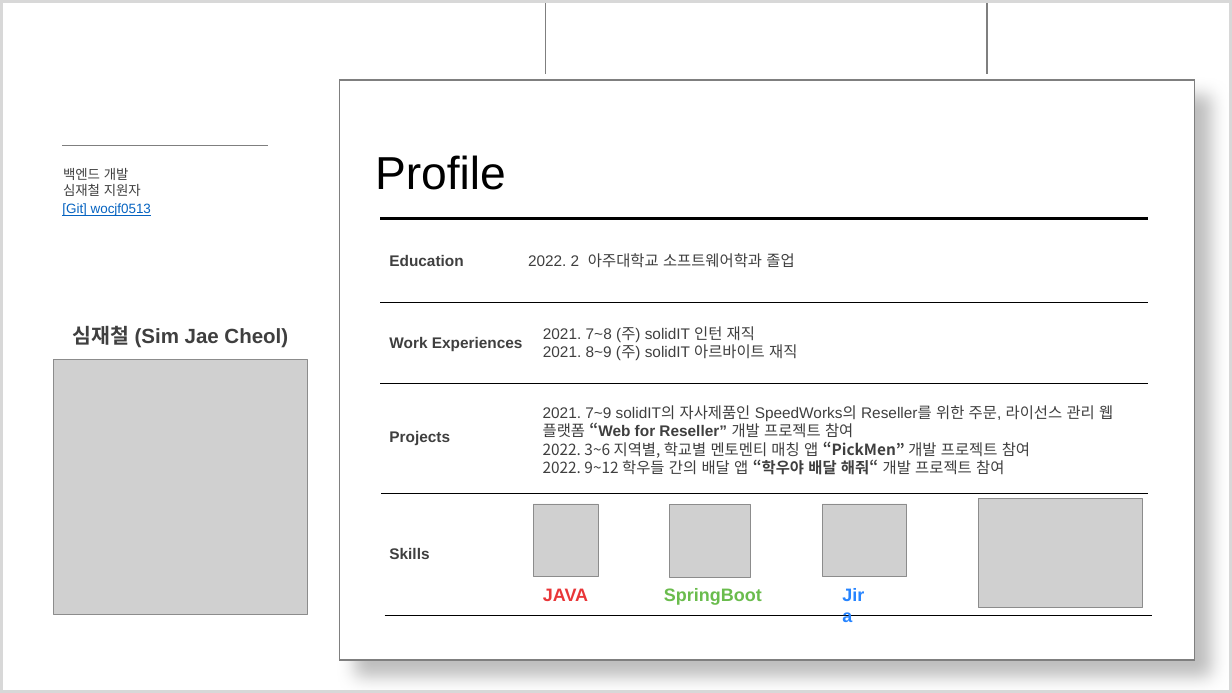
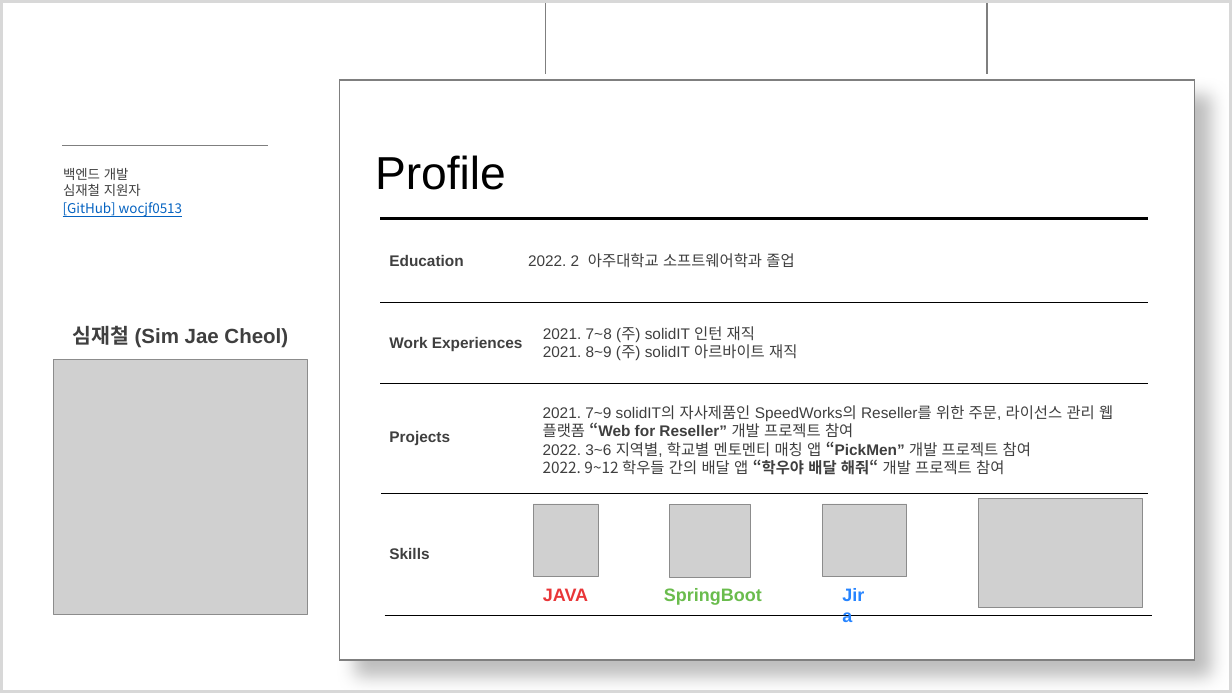
Before and after one commit to wocjf0513/portfolio-ppt, a slide deck: slide 2 of 심재철PT.pptx. Drawn at 1232x693 pixels with LibreOffice and Linux fonts; fonts in the diff are those of the drawing; grey boxes stand for pictures; background and template pictures are left out. Boxes give left, top, right and bottom in pixels: in the first picture for what was removed or moved away, otherwise in the second. Text is boxed around its words. In the diff, an @@ line names an element or a change of style, - is before the commit and + after.

```diff
--- a/심재철PT.pptx
+++ b/심재철PT.pptx
@@ text at (63,202,182,217): text changed; font Arial to Noto Sans CJK KR @@
-[Git] wocjf0513
+[GitHub] wocjf0513
@@ text at (543,442,1031,457): font Noto Sans CJK KR to Arial in "2022. 3~6 지역별, 학교별 멘토멘티 매칭 앱 ..." @@
```
Also in this commit, not shown: 4 other slides changed.
